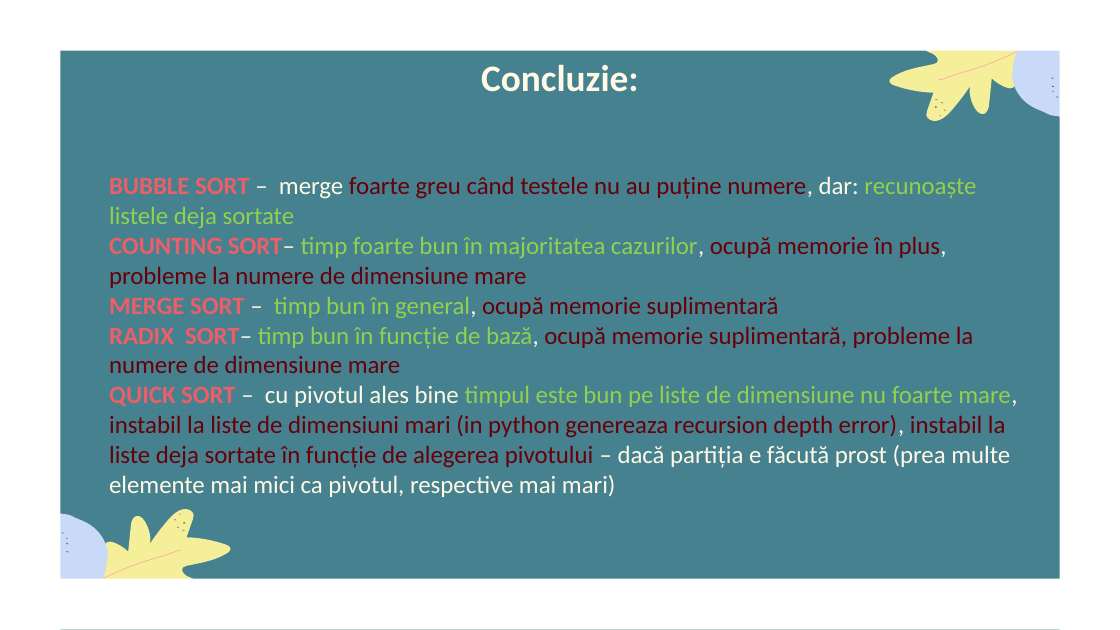
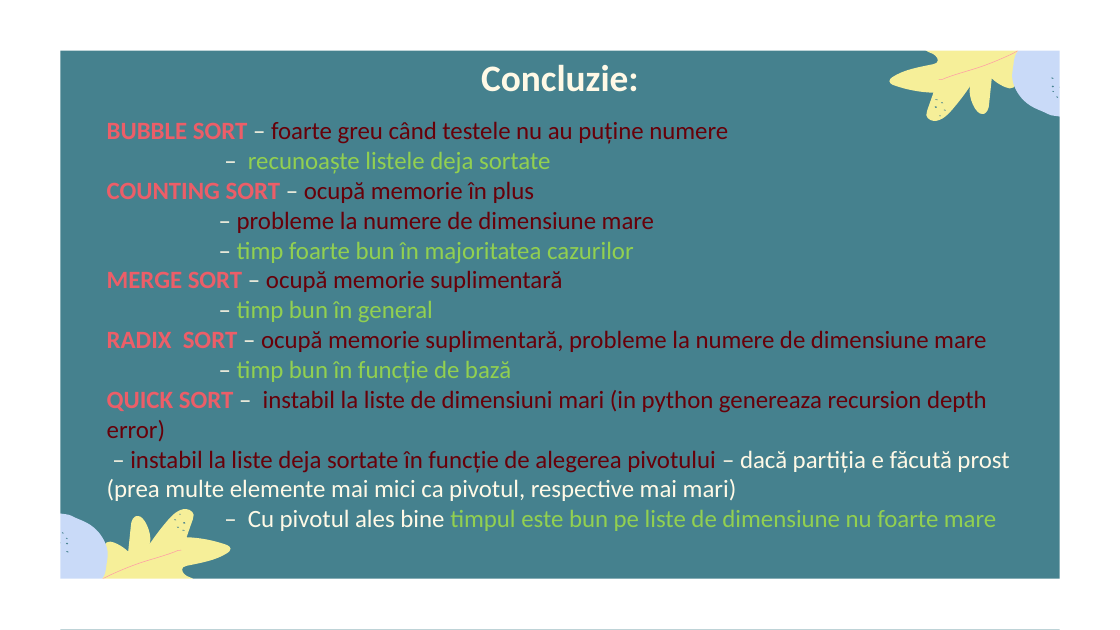
Before and after one commit to NMDMaria/Tema_Laborator_Sortari, a slide deck: slide 26 of Prezentare Sortări.pptx (slide 25 before the commit). Drawn at 1120x630 pixels with LibreOffice and Linux fonts; fonts in the diff are those of the drawing. Boxes give left, top, right and bottom in pixels: in the first picture for what was removed or moved away, otherwise in the second. Text is boxed around its words. In the diff, an @@ line names an element or a change of style, - is before the commit and + after.

```diff
--- a/Prezentare Sortări.pptx
+++ b/Prezentare Sortări.pptx
@@ text at (107,122,1009,531): text changed @@
-BUBBLE SORT – merge foarte greu când testele nu au puține numere, dar: recunoaște listele deja sortate
-COUNTING SORT– timp foarte bun în majoritatea cazurilor, ocupă memorie în plus, probleme la numere de dimensiune mare
-MERGE SORT – timp bun în general, ocupă memorie suplimentară
-RADIX SORT– timp bun în funcție de bază, ocupă memorie suplimentară, probleme la numere de dimensiune mare
-QUICK SORT – cu pivotul ales bine timpul este bun pe liste de dimensiune nu foarte mare, instabil la liste de dimensiuni mari (in python genereaza recursion depth error), instabil la liste deja sortate în funcție de alegerea pivotului – dacă partiția e făcută prost (prea multe elemente mai mici ca pivotul, respective mai mari)
+BUBBLE SORT – foarte greu când testele nu au puține numere
+– recunoaște listele deja sortate
+COUNTING SORT – ocupă memorie în plus
+– probleme la numere de dimensiune mare
+– timp foarte bun în majoritatea cazurilor
+MERGE SORT – ocupă memorie suplimentară
+– timp bun în general
+RADIX SORT – ocupă memorie suplimentară, probleme la numere de dimensiune mare
+– timp bun în funcție de bază
+QUICK SORT – instabil la liste de dimensiuni mari (in python genereaza recursion depth error)
+– instabil la liste deja sortate în funcție de alegerea pivotului – dacă partiția e făcută prost (prea multe elemente mai mici ca pivotul, respective mai mari)
+– Cu pivotul ales bine timpul este bun pe liste de dimensiune nu foarte mare
```
Also in this commit, not shown: 2 other slides changed, 1 slide added.
